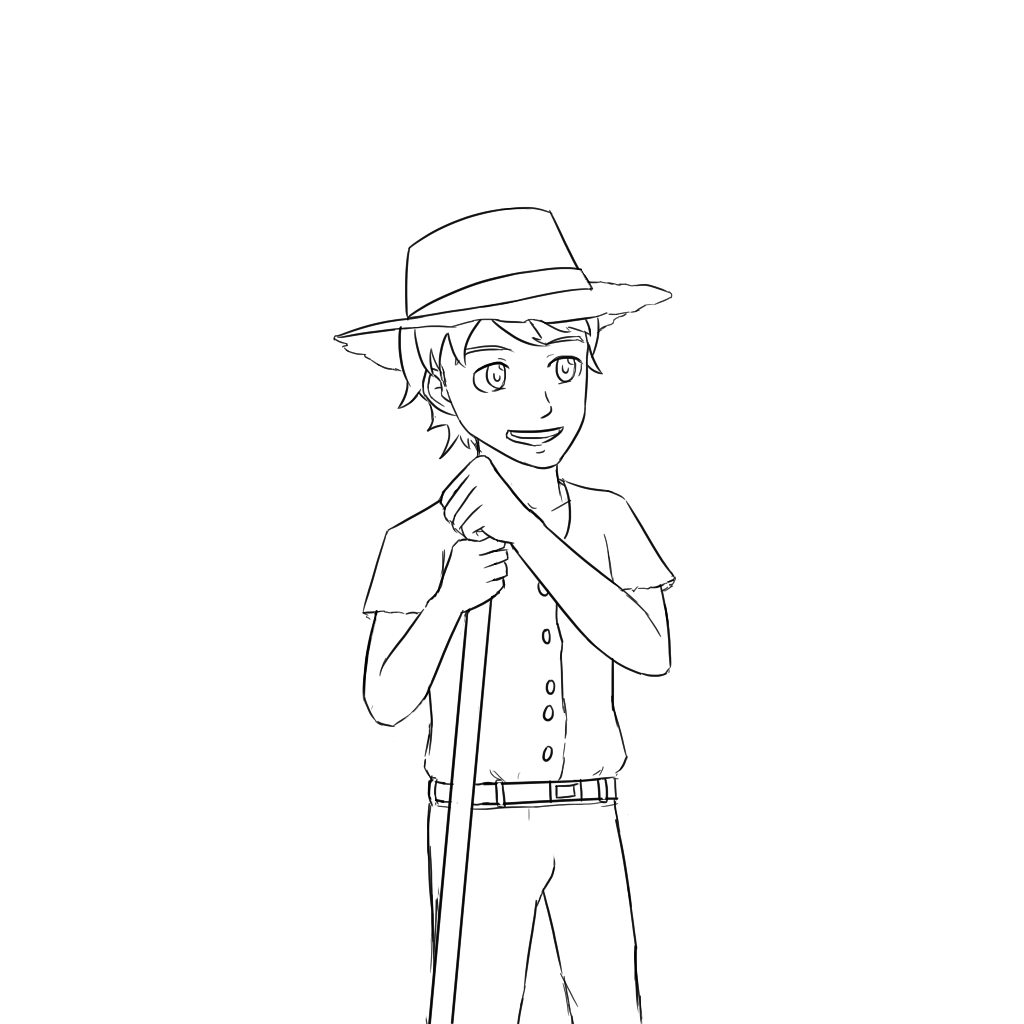
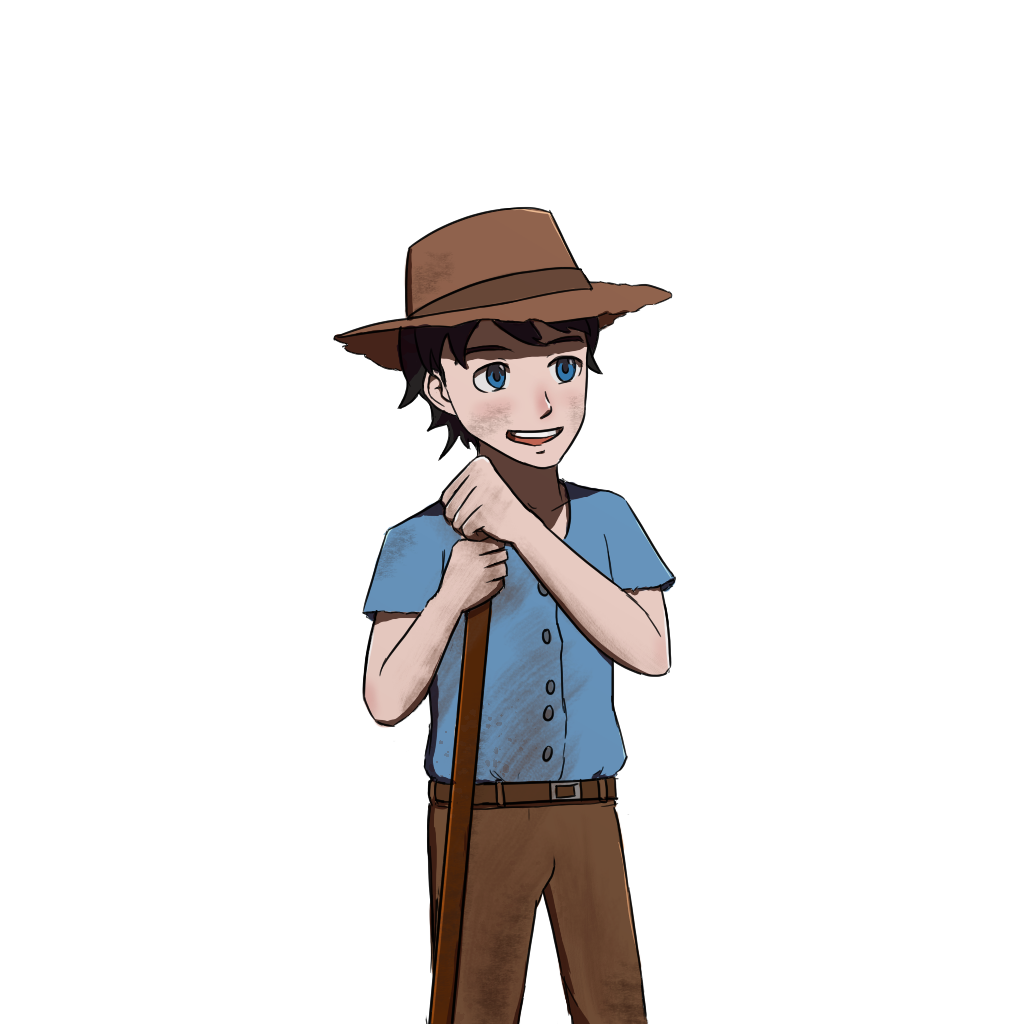
The second (1024, 1024) image is a revision of the first. Changes to its layers:
renamed "Layer 6" to "highlights", showed it, opacity 49% → 100%, moved it above "line", painted on it over (334, 209, 676, 1024)
painted on "line" over (369, 449, 649, 1024)
added group "colors" with 6 layers in group "Character" over (334, 209, 676, 1024)
added layer "gradient" (12%) in group "colors" over (334, 209, 676, 1024)
added layer "lights" (overlay) in group "colors" over (363, 209, 676, 1024)
added layer "shade 2" (darken, 75%) in group "colors" over (366, 316, 676, 784)
added layer "shade 1" (75%) in group "colors" over (334, 248, 676, 1024)
added layer "detail" in group "colors" over (352, 251, 676, 1024)
added layer "base coliors" in group "colors" over (334, 209, 676, 1024)
